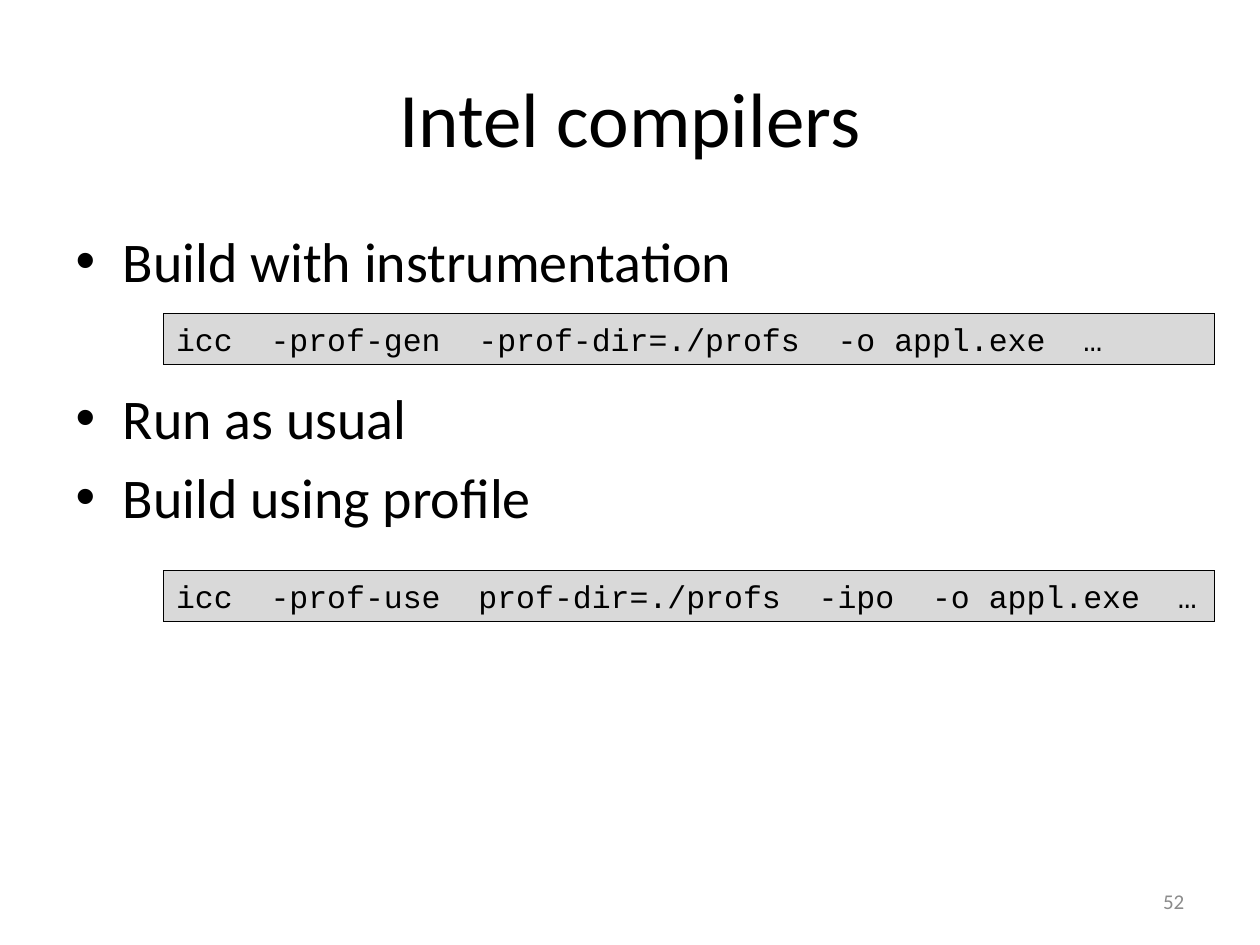
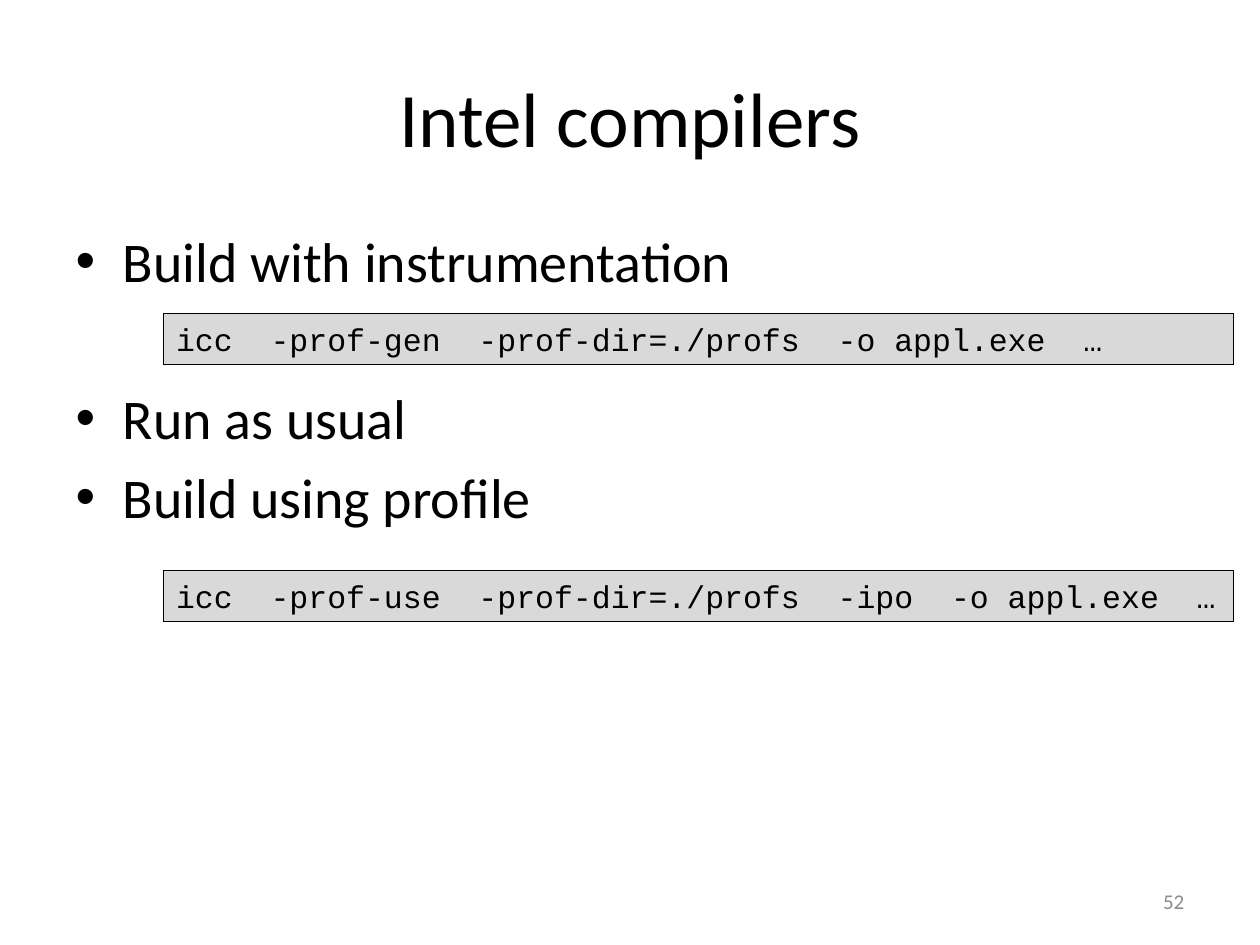
Before and after one commit to gjbex/Code-optimization, a slide deck: slide 52 of code_optimization.pptx. Drawn at 1260x945 pixels with LibreOffice and Linux fonts; fonts in the diff are those of the drawing. Boxes give left, top, right and bottom in pixels: in the first picture for what was removed or moved away, otherwise in the second. Text is boxed around its words. In the diff, an @@ line names an element or a change of style, - is before the commit and + after.

Commit message:
Add VSC & EuroCC logos & fix typo

```diff
--- a/code_optimization.pptx
+++ b/code_optimization.pptx
@@ rectangle "icc -prof-gen -prof-dir=./profs -o appl.exe ...": place and size @@
-rectangle "icc -prof-gen -prof-dir=./profs -o appl.exe ..." at box(164, 314, 1215, 364)
+rectangle "icc -prof-gen -prof-dir=./profs -o appl.exe ..." at box(164, 314, 1234, 364)
@@ rectangle "icc -prof-use -prof-dir=./profs -ipo -o ...": place and size @@
-rectangle "icc -prof-use -prof-dir=./profs -ipo -o ..." at box(164, 571, 1215, 621)
+rectangle "icc -prof-use -prof-dir=./profs -ipo -o ..." at box(164, 571, 1234, 621)
@@ text in rectangle at box(176, 585, 1159, 615): text changed @@
-icc -prof-use prof-dir=./profs -ipo -o appl.exe …
+icc -prof-use -prof-dir=./profs -ipo -o appl.exe …
```
Also in this commit, not shown: 1 other slide changed.
